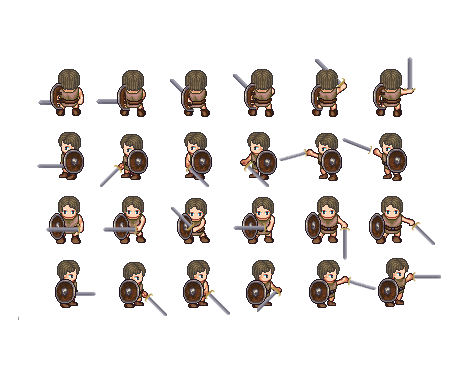
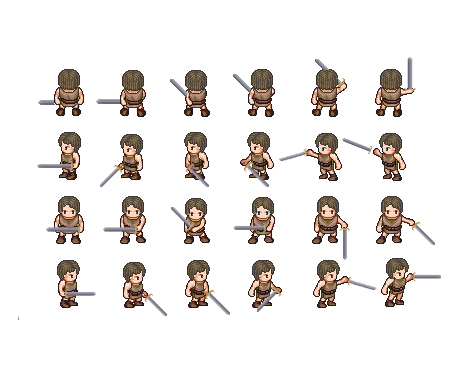
Two versions of the same layered image (454px x 369px). Layer-by-layer changes:
hid "escudo" over (x1=49, y1=83, x2=407, y2=305)
